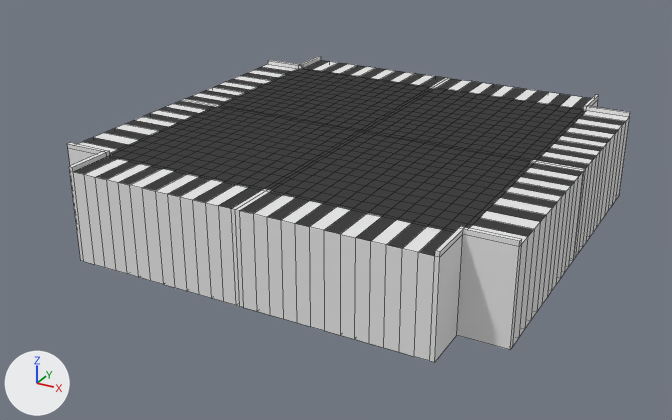
The Blender file Assets/Models/IncrocioUCUCDS.blend as it was, and as the next commit left it.
One viewpoint serves both versions: a 50 mm camera at (0.905, -1.768, 0.777) aimed at (-0.032, -0.065, -0.074). Every picture has the same lights, and +X, +Y and +Z are marked at lower left. Mesh edges are drawn as thin lines.

The older version as bpy lines, for what is in view:
```python
me_cube_001 = bpy.data.meshes.new('Cube.001')
me_cube_001.from_pydata(...)  # 1295 vertices, 1236 faces, 4 loose edges; spans x -0.5..0.5, y -0.1..0.11, z -0.5..0.5
# faces by material slot: [200, 832, 156, 48]
me_cube_001.materials.append(mat_strisce_002)  # white #e7e7e7
me_cube_001.materials.append(mat_asfalto_002)  # black #424242
me_cube_001.materials.append(mat_strisce_001)  # white #e7e7e7
me_cube_001.materials.append(mat_asfalto)  # black #424242
ob_cube_002 = bpy.data.objects.new('Cube.002', me_cube_001)
ob_cube_002.location = (0.0, 0.0, 0.0)
ob_cube_002.rotation_euler = (1.571, 0.0, 1.571)  # degrees (90, 0, 90)
```
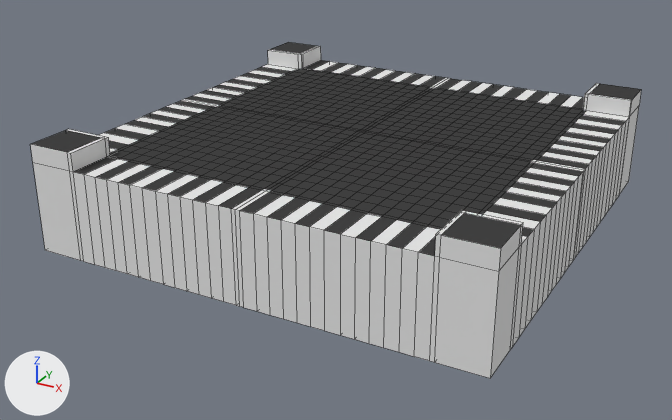
Changed parts and their boxes [x1, y1, x2, y2] in the pictures (672 x 420 px):
'Cube.002', reshaped (9% wider, 10% taller): before [67, 56, 630, 362]; after [30, 42, 641, 378]
part 1 of me_cube_001, built on: before [268, 56, 630, 117]; after [268, 42, 641, 193]
part 2 of me_cube_001, built on: before [67, 142, 522, 257]; after [30, 129, 523, 378]

Diff of the bpy script that builds the scene:
```diff
--- a/Assets/Models/IncrocioUCUCDS.blend.py
+++ b/Assets/Models/IncrocioUCUCDS.blend.py
@@ me_cube_001 @@
 # used by ob_cube_002; location = (0.0, 0.0, 0.0); rotation_euler = (1.571, 0.0, 1.571), in degrees (90, 0, 90)
-me_cube_001.from_pydata(...)  # 1295 vertices, 1236 faces, 4 loose edges; spans x -0.5..0.5, y -0.1..0.11, z -0.5..0.5
+me_cube_001.from_pydata(...)  # 1307 vertices, 1257 faces, 4 loose edges; spans x -0.5..0.5, y -0.1..0.14, z -0.5..0.5
+# me_cube_001 part 1
+# 16 vertices in x 0.391..0.5, y 0.11, z -0.5..0.5 move by (0.0, 0.03, 0.0)
+# 6 new vertices lie (0.1, 0.0, 0.0) away from vertices in x 0.4, y -0.1..0.11, z -0.5..0.5
+# 4 new faces join them, mat_strisce_002 (white #e7e7e7)
+# 4 new faces join them, mat_strisce_001 (white #e7e7e7)
+# 2 new faces join them, mat_asfalto_002 (black #424242)
+# me_cube_001 part 2
+# 16 vertices in x -0.5..-0.391, y 0.11, z -0.5..0.5 move by (0.0, 0.03, 0.0)
+# 6 new vertices lie (-0.1, 0.0, 0.0) away from vertices in x -0.4, y -0.1..0.11, z -0.5..0.5
+# 7 new faces join them, mat_strisce_002 (white #e7e7e7)
+# 2 new faces join them, mat_asfalto_002 (black #424242)
+# 2 new faces join them, mat_strisce_001 (white #e7e7e7)
 me_cube_001.materials.append(mat_strisce_002)
```
